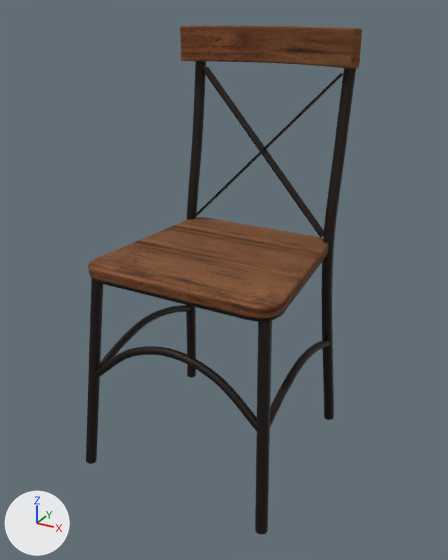
What one commit did to the glTF model models/chair-bistrot.glb.
Camera for both pictures: a 50 mm camera at (0.604, -1.091, 0.957) aimed at (0.012, -0.014, 0.419). The axes (+X, +Y, +Z) are drawn at lower left. The lights are the same throughout. The first picture is the older version. Where no turn or scale is listed for an object, it has been applied to the vertices. Vertices at exactly the same position are counted once.
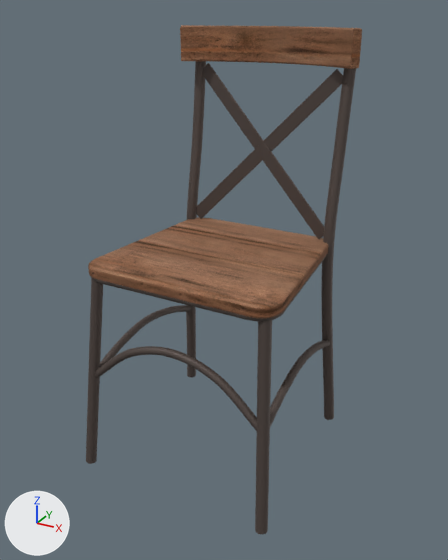
Where the change shows, as pixel boxes [x1, y1, x2, y2] in the pictures (448 x 560 px; the box of a moved part takes in the faces that stretch with it):
'Mesh_0', surface changed
    both: [88, 25, 362, 319]
'Mesh_1', recoloured, reshaped
    both: [86, 61, 356, 534]
part 1 of me_mesh_1, moved or reshaped
    before: [195, 74, 340, 215]
    after: [196, 69, 337, 207]
part 2 of me_mesh_1, moved or reshaped
    before: [196, 74, 342, 216]
    after: [196, 69, 343, 219]
part 3 of me_mesh_1, moved or reshaped (mostly hidden afterwards)
    before: [198, 74, 343, 215]
    after: [220, 71, 340, 201]
part 4 of me_mesh_1, moved or reshaped
    before: [202, 67, 314, 228]
    after: [203, 63, 315, 234]
part 5 of me_mesh_1, moved or reshaped
    before: [203, 67, 324, 237]
    after: [208, 63, 324, 239]

What changed in the scene script:
```text
Change mat_recycled_elm:
    where n2 = _N.new('ShaderNodeMix'); n2.name = 'Mix'
    n2.inputs[7].default_value: (0.584, 0.292, 0.133, 1.0) -> (0.855, 0.578, 0.479, 1.0)  # 'B', orange #c99366 -> 'B', beige #eec8b8
Add mat_aged_iron_chair:
    mat_aged_iron_chair = principled_material('aged iron chair')
    mat_aged_iron_chair.base_color = (0.0953, 0.0723, 0.063)  # brown #574c47
    mat_aged_iron_chair.metallic = 0.35
    mat_aged_iron_chair.roughness = 0.6
Change me_mesh_1:
    where me_mesh_1.from_pydata(...)  # 12526 vertices, 24848 faces; spans x -0.23..0.23, y -0.242..0.242, z -0.437..0.437
    used by ob_mesh_1; location = (0.0, -0.003, 0.435)
    remove me_mesh_1.materials.append(mat_aged_iron)  # black #2b2521
    me_mesh_1 part 1: all 19 vertices in x 0.164..0.165, y 0.207..0.208, z 0.395..0.396 are moved by (-0.01, 0.007, 0.009)
    me_mesh_1 part 2: all 19 vertices in x 0.167..0.168, y 0.207..0.208, z 0.392..0.394 are moved by (0.008, 0.01, -0.009)
    me_mesh_1 part 3: all 19 vertices in x 0.164..0.165, y 0.228..0.229, z 0.392..0.394 are moved by (0.01, -0.007, -0.009)
    me_mesh_1 part 4: all 19 vertices in x -0.165..-0.164, y 0.207..0.208, z 0.395..0.396 are moved by (0.01, 0.007, 0.009)
    me_mesh_1 part 5: all 19 vertices in x 0.164..0.165, y 0.162..0.163, z 0.054..0.055 are moved by (0.01, 0.007, 0.009)
    add me_mesh_1.materials.append(mat_aged_iron_chair)  # brown #574c47
```
